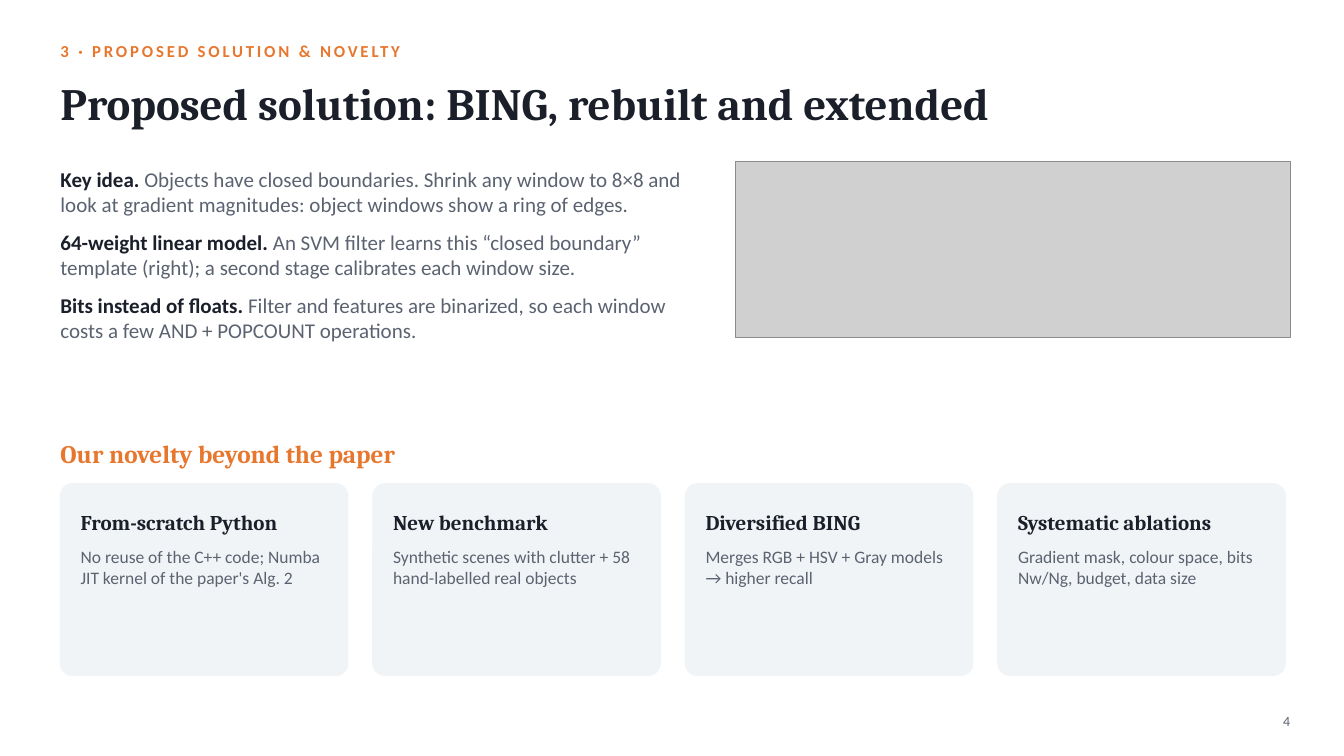
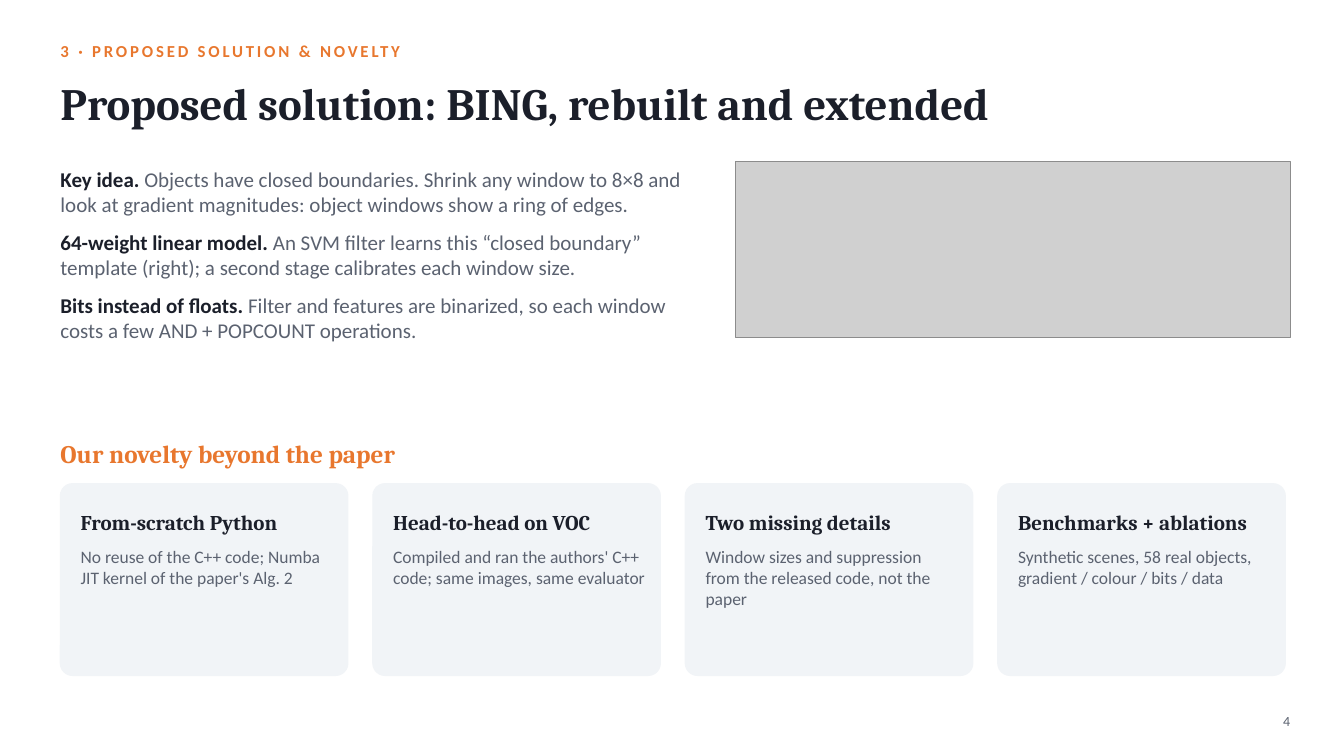
Before and after one commit to hari18305/cvprojectg10, a slide deck: slide 4 of presentation/BING_Objectness_Group10.pptx. Drawn at 1344x756 pixels with LibreOffice and Linux fonts; fonts in the diff are those of the drawing; grey boxes stand for pictures. Boxes give left, top, right and bottom in pixels: in the first picture for what was removed or moved away, otherwise in the second. Text is boxed around its words. In the diff, an @@ line names an element or a change of style, - is before the commit and + after.

```diff
--- a/presentation/BING_Objectness_Group10.pptx
+++ b/presentation/BING_Objectness_Group10.pptx
@@ text at (393, 515, 591, 530): text changed @@
-New benchmark
+Head-to-head on VOC
@@ text at (706, 515, 891, 535): text changed @@
-Diversified BING
+Two missing details
@@ text at (1018, 515, 1247, 530): text changed @@
-Systematic ablations
+Benchmarks + ablations
@@ text at (393, 551, 645, 587): text changed @@
-Synthetic scenes with clutter + 58 hand-labelled real objects
+Compiled and ran the authors' C++ code; same images, same evaluator
@@ text at (706, 551, 931, 608): text changed @@
-Merges RGB + HSV + Gray models → higher recall
+Window sizes and suppression from the released code, not the paper
@@ text at (1018, 551, 1252, 587): text changed @@
-Gradient mask, colour space, bits Nw/Ng, budget, data size
+Synthetic scenes, 58 real objects, gradient / colour / bits / data
```
Also in this commit, not shown: 5 other slides changed, 2 slides added, 2 slides removed, 3 other files.
